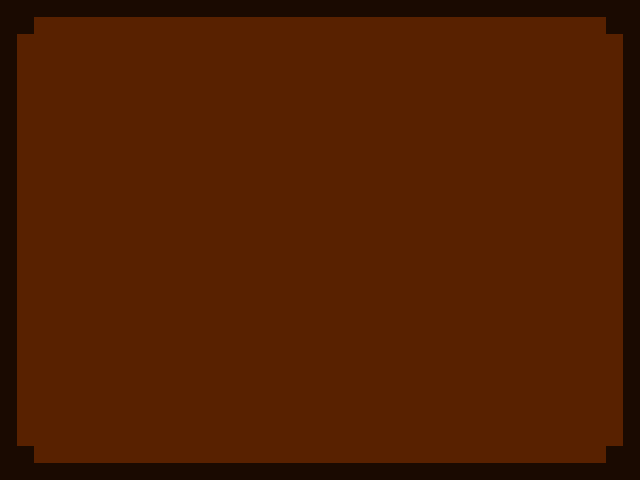
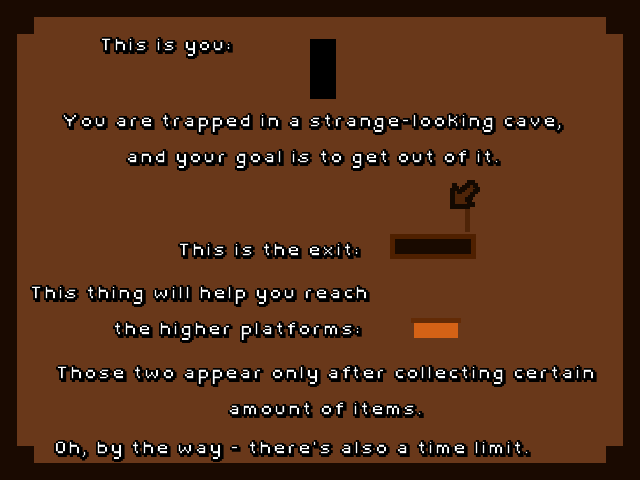
Comparing the layer stacks of the two 640 × 480 images. Changes:
added layer "Wklejona warstwa #3" above "Wklejona warstwa #2" over (411, 318, 461, 338)
added layer "Wklejona warstwa #2" above "Wklejona warstwa #1" over (390, 180, 480, 259)
added layer "Wklejona warstwa #1" above "Oh, by the way - there's also ..." over (310, 39, 336, 99)
added layer "Oh, by the way - there's also ..." above "Warstwa #5" over (54, 440, 531, 462)
added layer "Warstwa #5" above "Those two appear only after co..." over (56, 440, 529, 460)
added layer "Those two appear only after co..." above "Warstwa #3" over (56, 365, 597, 418)
added layer "Warstwa #3" above "This thing will help you reach..." over (58, 366, 594, 416)
added layer "This thing will help you reach..." above "Warstwa #4" over (30, 285, 370, 343)
added layer "Warstwa #4" above "This is you:" over (32, 286, 366, 341)
added layer "This is you:" above "Warstwa" over (100, 37, 233, 59)
added layer "Warstwa" above "You are trapped in a strange-l..." over (102, 38, 230, 56)
added layer "You are trapped in a strange-l..." above "Warstwa #1" over (62, 113, 564, 171)
added layer "Warstwa #1" above "This is the exit:" over (63, 115, 561, 169)
added layer "This is the exit:" above "Warstwa #2" over (178, 242, 361, 259)
added layer "Warstwa #2" above "Wklejona warstwa" over (180, 243, 359, 257)
painted on "Tło" over (17, 17, 623, 463)
